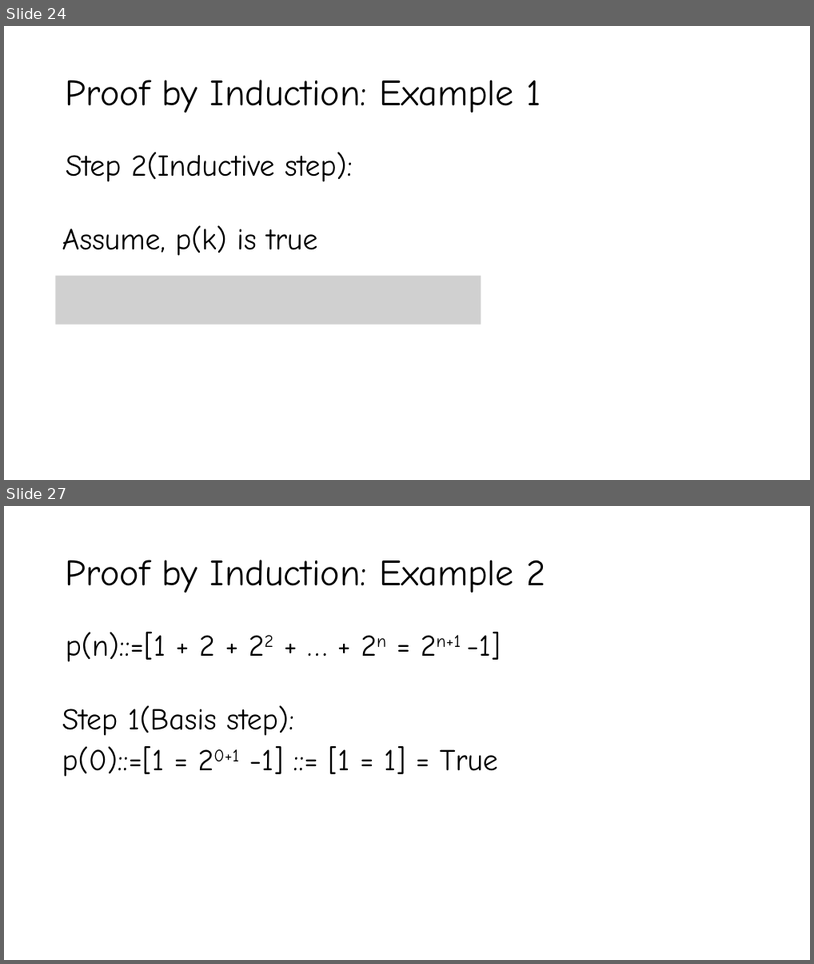
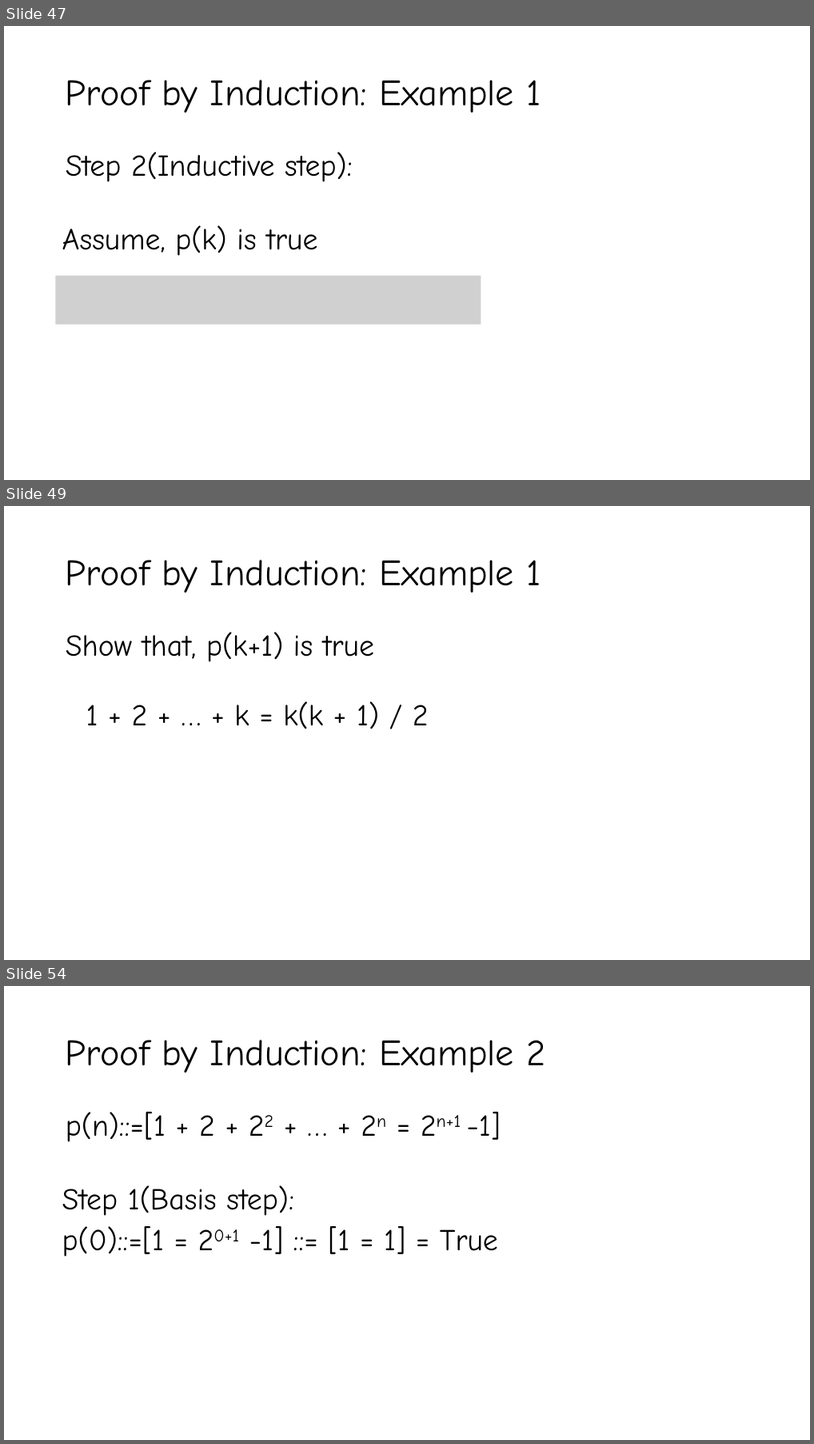
Before and after one commit to YeasirRayhanPrince/yeasirrayhanprince.github.io, a slide deck: cse106/slides/Lecture3.pptx. Shown one above the other, each under a label of ours: slides 24 and 27 before the commit, slides 47, 49 and 54 after it; the slides between them are not shown. The pictures are 814x964 and 814x1444 pixels, drawn with LibreOffice and Linux fonts; fonts in the diff are those of the drawing; grey boxes stand for pictures. Boxes give left, top, right and bottom in pixels: in the first picture for what was removed or moved away, otherwise in the second. Text is boxed around its words. In the diff, an @@ line names an element or a change of style, - is before the commit and + after.

```diff
--- a/cse106/slides/Lecture3.pptx
+++ b/cse106/slides/Lecture3.pptx
@@ slide 49 added at (4,506,810,960), background #FFFFFF @@
@@ title added at (66,560,541,592), 44 pt, text #000000 @@
+Proof by Induction: Example 1
@@ text added at (66,632,374,662), 36 pt, text #000000 @@
+Show that, p(k+1) is true
@@ text added at (86,701,429,728), 36 pt, text #000000 @@
+1 + 2 + … + k = k(k + 1) / 2
@@ what was slide 24 is now slide 47 @@
@@ what was slide 27 is now slide 54 @@
```
Also in this commit, not shown: 2 slides changed, 26 other slides added, 6 other files.
